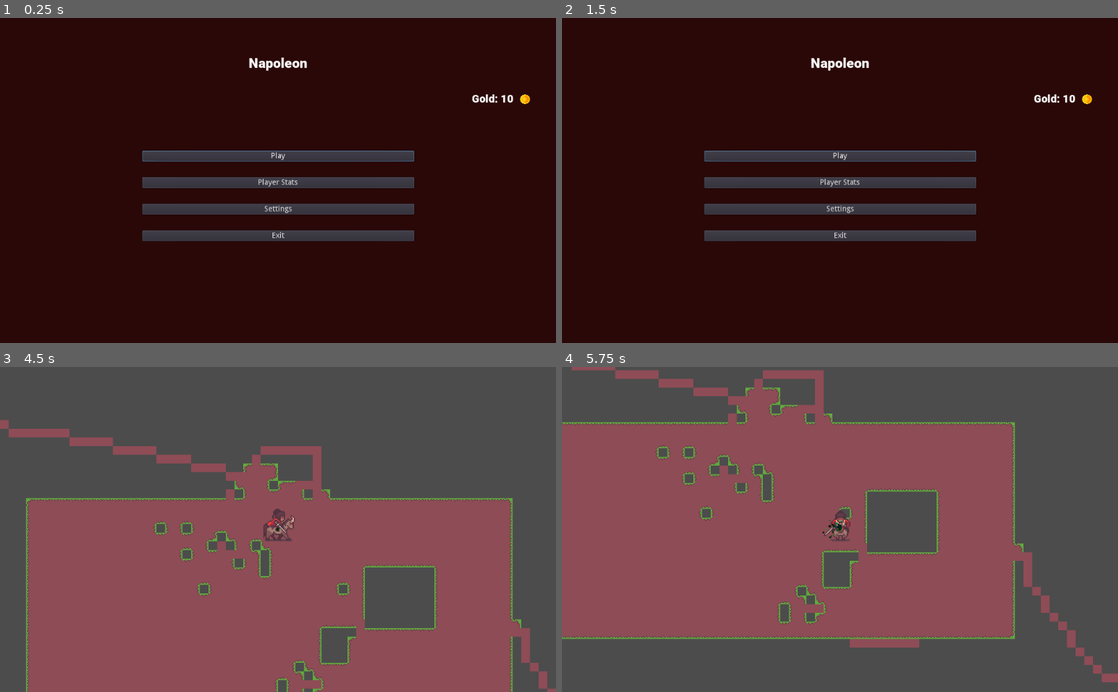
Above: before the commit, frames 1-4 (two rows, left to right).
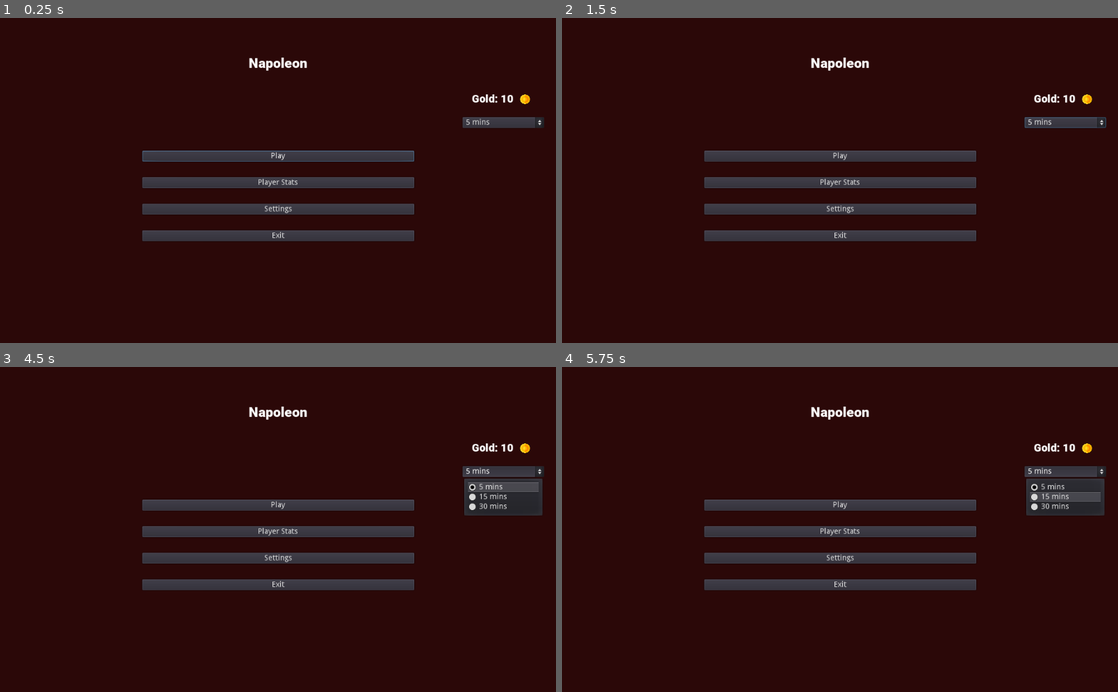
Above: after the commit, the same moments.

Repository: antwxne/CAU_Napoleon_Game
Game: Godot game, scene res://Menu.tscn
The game is run twice, just before and just after one commit, with the same random seed, the same clock (stepped at 60 frames per second) and the same inputs.
Inputs (mouse positions are in pixels of both pictures, inside the frame that each line leads up to):
- Up to frame 1 (0.25 s): no input
- Up to frame 2 (1.5 s): click (1067, 122) at 0.5 s, where only the run after the commit has a clickable "5 mins"; click "Play" at 1.25 s
- Up to frame 3 (4.5 s): click "Play" at 2 s; click "Player Stats" at 2.75 s; click "Settings" at 3.5 s; tap Enter at 4.25 s; hold Right (Right) from 4.28 s (still down)
- Up to frame 4 (5.75 s): release Right (Right) at 5.03 s; hold Down (Down) from 5.03 s (still down)

The runs differ from the first frame. In frame 1, 0.5% of the frame differs, in the area x 83-98%, y 30-34%; in frame 2, 0.7%; in frame 3, 99%, in the area x 0-100%, y 0-100%; in frame 4, 98%.

Commit message:
Feat: menu slider for time of the game

Diff:
--- a/Game/Loose.tscn
+++ b/Game/Loose.tscn
@@ -14,14 +14,25 @@
 margin_right = -3.0
 margin_bottom = -92.0
 
+[node name="ColorRect" type="ColorRect" parent="."]
+anchor_left = 0.5
+anchor_top = 0.5
+anchor_right = 0.5
+anchor_bottom = 0.5
+margin_left = -508.0
+margin_top = -209.0
+margin_right = 516.0
+margin_bottom = 391.0
+color = Color( 0.172549, 0.0352941, 0.0352941, 1 )
+
 [node name="Label" type="Label" parent="."]
 anchor_left = 0.5
 anchor_top = 0.5
 anchor_right = 0.5
 anchor_bottom = 0.5
-margin_left = -81.5
+margin_left = -70.0
 margin_top = -50.0
-margin_right = 81.5
+margin_right = 79.0
 margin_bottom = 30.0
 custom_fonts/font = SubResource( 1 )
 text = "Loose"
--- a/Game/Menu.tscn
+++ b/Game/Menu.tscn
@@ -98,6 +98,22 @@
 [node name="Control" parent="." instance=ExtResource( 3 )]
 rect_pivot_offset = Vector2( 168, 288 )
 
+[node name="Time" type="OptionButton" parent="."]
+anchor_left = 0.5
+anchor_top = 0.5
+anchor_right = 0.5
+anchor_bottom = 0.5
+margin_left = 340.0
+margin_top = -117.0
+margin_right = 490.0
+margin_bottom = -97.0
+rect_min_size = Vector2( 150, 20 )
+focus_neighbour_top = NodePath("../Return")
+size_flags_horizontal = 10
+text = "5 mins"
+items = [ "5 mins", null, false, 0, null, "15 mins", null, false, 1, null, "30 mins", null, false, 2, null ]
+selected = 0
+
 [connection signal="pressed" from="VBoxContainer/Play" to="." method="_on_Play_pressed"]
 [connection signal="pressed" from="VBoxContainer/Player Stats" to="." method="_on_Player_Stats_pressed"]
 [connection signal="pressed" from="VBoxContainer/Settings" to="." method="_on_Settings_pressed"]
--- a/Game/Player.tscn
+++ b/Game/Player.tscn
@@ -146,5 +146,5 @@
 position = Vector2( 1, -10 )
 frames = SubResource( 28 )
 animation = "down_direction"
-frame = 2
+frame = 3
 playing = true
Not shown, changed: Game/SAVEFILE.save
